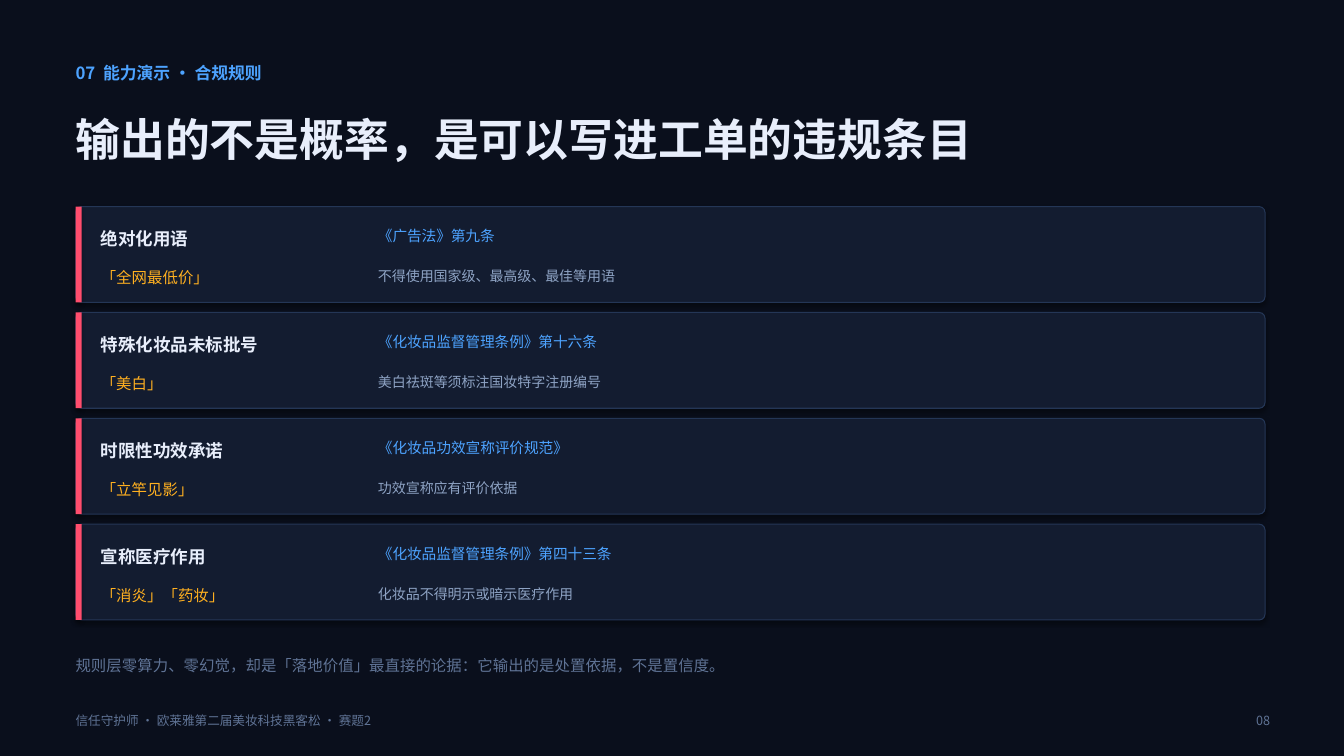
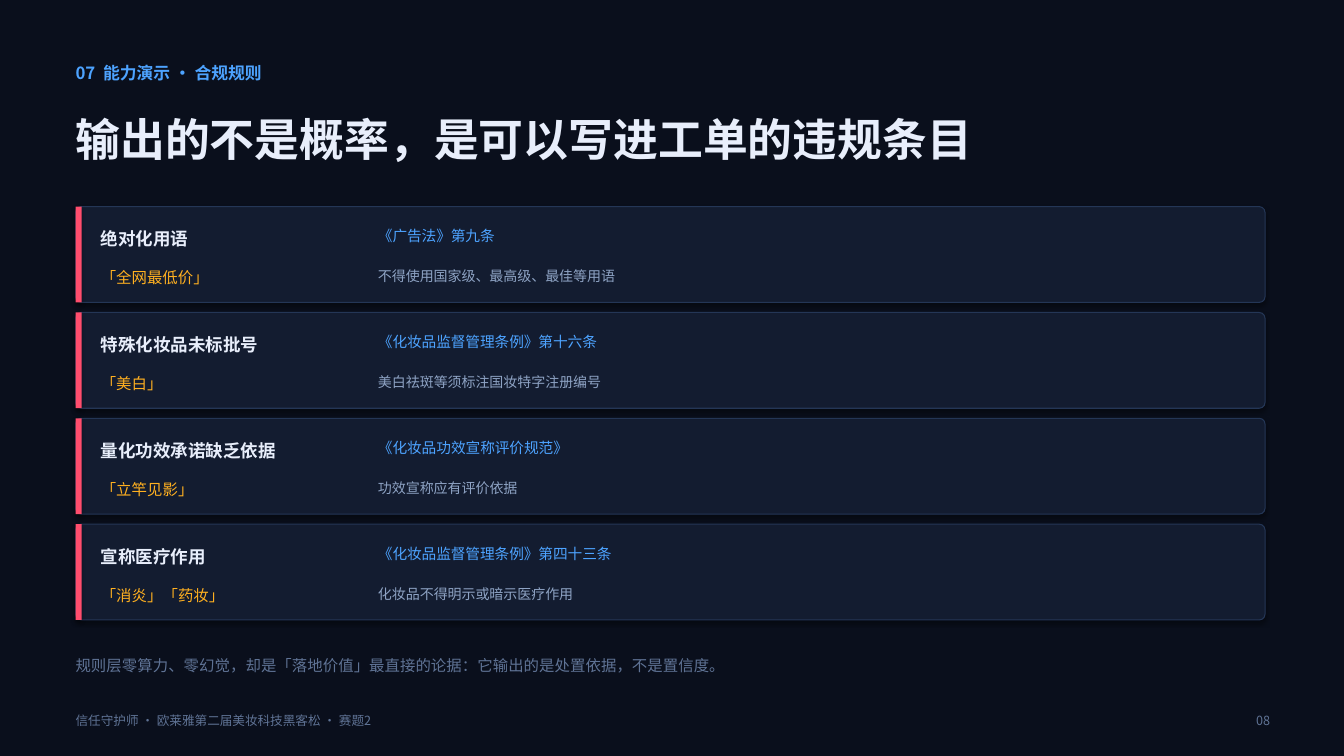
Before and after one commit to lulu520-1314/trust-shield, a slide deck: slide 8 of deliverables/信任守护师_赛题2_初赛PPT.pptx. Drawn at 1344x756 pixels with LibreOffice and Linux fonts; fonts in the diff are those of the drawing. Boxes give left, top, right and bottom in pixels: in the first picture for what was removed or moved away, otherwise in the second. Text is boxed around its words. In the diff, an @@ line names an element or a change of style, - is before the commit and + after.

```diff
--- a/deliverables/信任守护师_赛题2_初赛PPT.pptx
+++ b/deliverables/信任守护师_赛题2_初赛PPT.pptx
@@ text at (101,442,276,459): text changed @@
-时限性功效承诺
+量化功效承诺缺乏依据
```
Also in this commit, not shown: 5 other slides changed, 1 slide added, 3 other files.
